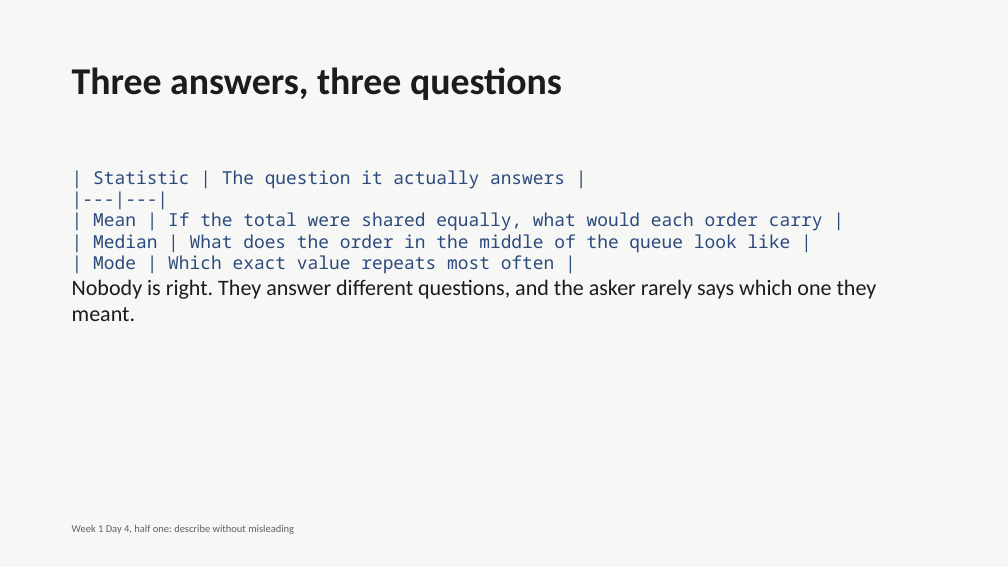
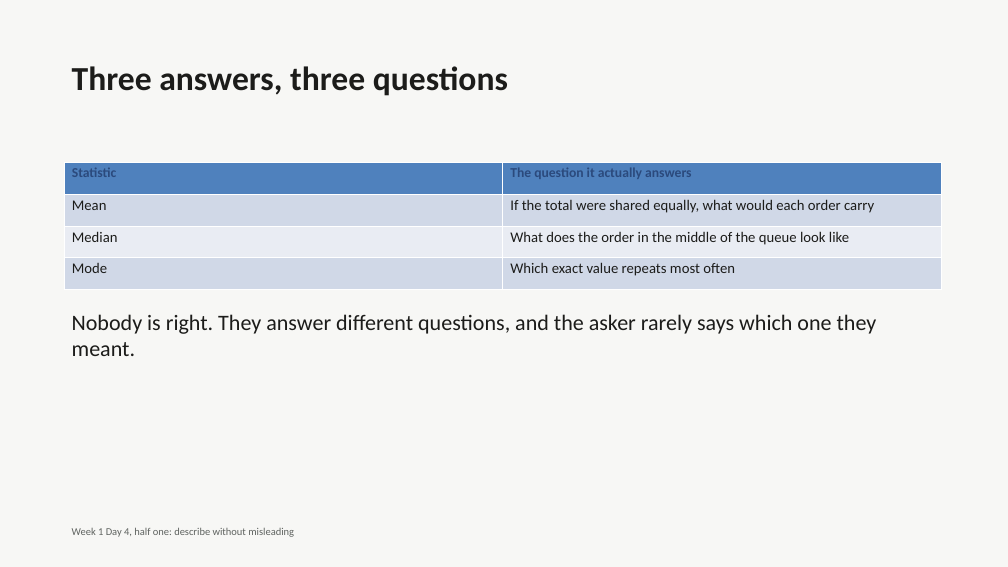
Before and after one commit to fde-academy-lab/c2-content-factory, a slide deck: slide 15 of content/W01/D4/C2_W01_D04_deck_half1_STUDENT.pptx (slide 12 before the commit). Drawn at 1008x567 pixels with LibreOffice and Linux fonts; fonts in the diff are those of the drawing. Boxes give left, top, right and bottom in pixels: in the first picture for what was removed or moved away, otherwise in the second. Text is boxed around its words. In the diff, an @@ line names an element or a change of style, - is before the commit and + after.

```diff
--- a/content/W01/D4/C2_W01_D04_deck_half1_STUDENT.pptx
+++ b/content/W01/D4/C2_W01_D04_deck_half1_STUDENT.pptx
@@ text "Three answers, three questions" at [72, 66, 508, 96]: size 36 to 32 pt @@
@@ table added at [64, 163, 941, 290], 4 rows, 2 columns @@
+Statistic | The question it actually answers
+Mean | If the total were shared equally, what would each order carry
+Median | What does the order in the middle of the queue look like
+Mode | Which exact value repeats most often
@@ text at [93, 170, 823, 274]: paragraphs removed @@
-| Statistic | The question it actually answers |
-|---|---|
-| Mean | If the total were shared equally, what would each order carry |
-| Median | What does the order in the middle of the queue look like |
-| Mode | Which exact value repeats most often |
@@ text "Nobody is right. They answer ...": place and size @@
-text "Nobody is right. They answer ..." at [72, 170, 877, 321]
+text "Nobody is right. They answer ..." at [72, 314, 877, 356]
@@ text "Nobody is right. They answer ..." at [72, 314, 877, 356]: more space between paragraphs @@
```
Also in this commit, not shown: 31 other slides changed, 15 slides added, 4 other files.
